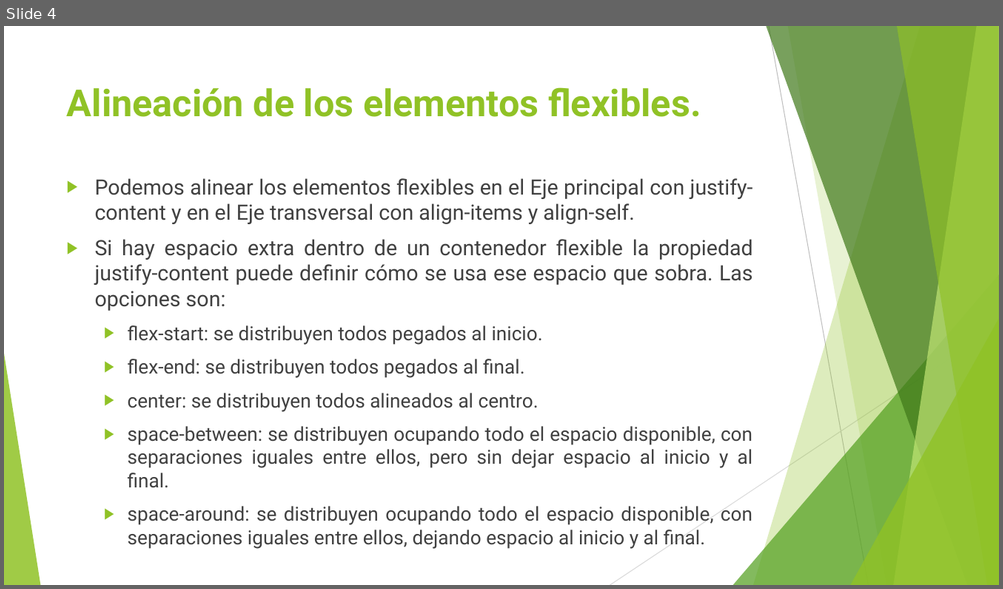
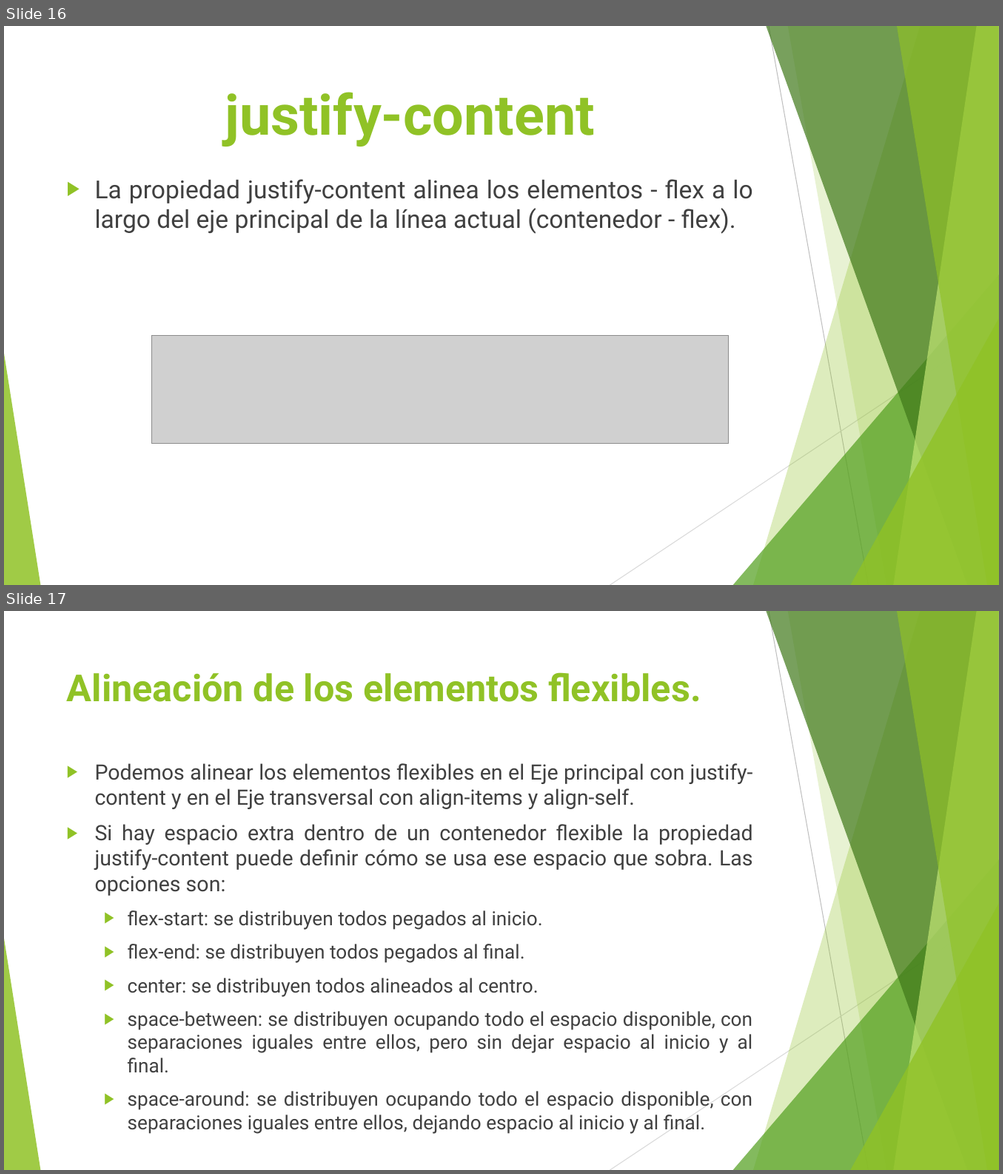
Before and after one commit to sergio180194/ProgramacionWeb, a slide deck: Flexbox/Flexbox.pptx. Shown one above the other, each under a label of ours: slide 4 before the commit, slides 16 and 17 after it. The pictures are 1003x589 and 1003x1174 pixels, drawn with LibreOffice and Linux fonts; fonts in the diff are those of the drawing; grey boxes stand for pictures. Boxes give left, top, right and bottom in pixels: in the first picture for what was removed or moved away, otherwise in the second. Text is boxed around its words. In the diff, an @@ line names an element or a change of style, - is before the commit and + after.

```diff
--- a/Flexbox/Flexbox.pptx
+++ b/Flexbox/Flexbox.pptx
@@ slide 16 added at [4,26,999,585], background #FFFFFF; not listed: 10 template elements that a slide beside it also shows @@
@@ title added at [225,92,595,147], 54 pt, text #90C226, bold @@
+justify-content
@@ text added at [95,179,752,234], 24 pt, text #404040 @@
+▶ La propiedad justify-content alinea los elementos - flex a lo largo del eje principal de la línea actual (contenedor - flex).
@@ picture added at [152,335,728,444] @@
@@ what was slide 4 is now slide 17 @@
```
Also in this commit, not shown: 1 slide changed, 30 other slides added, 1 other file.
